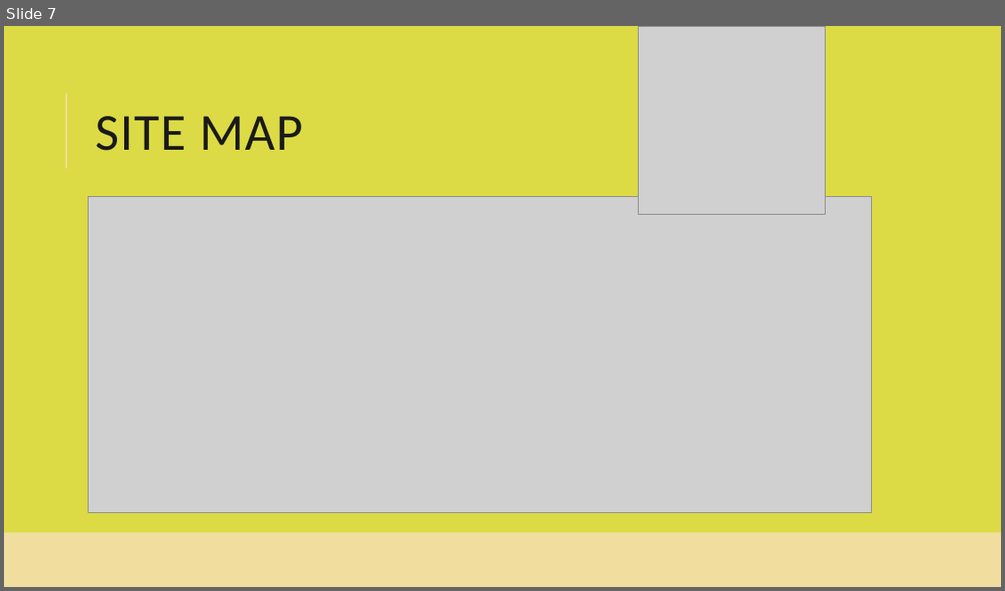
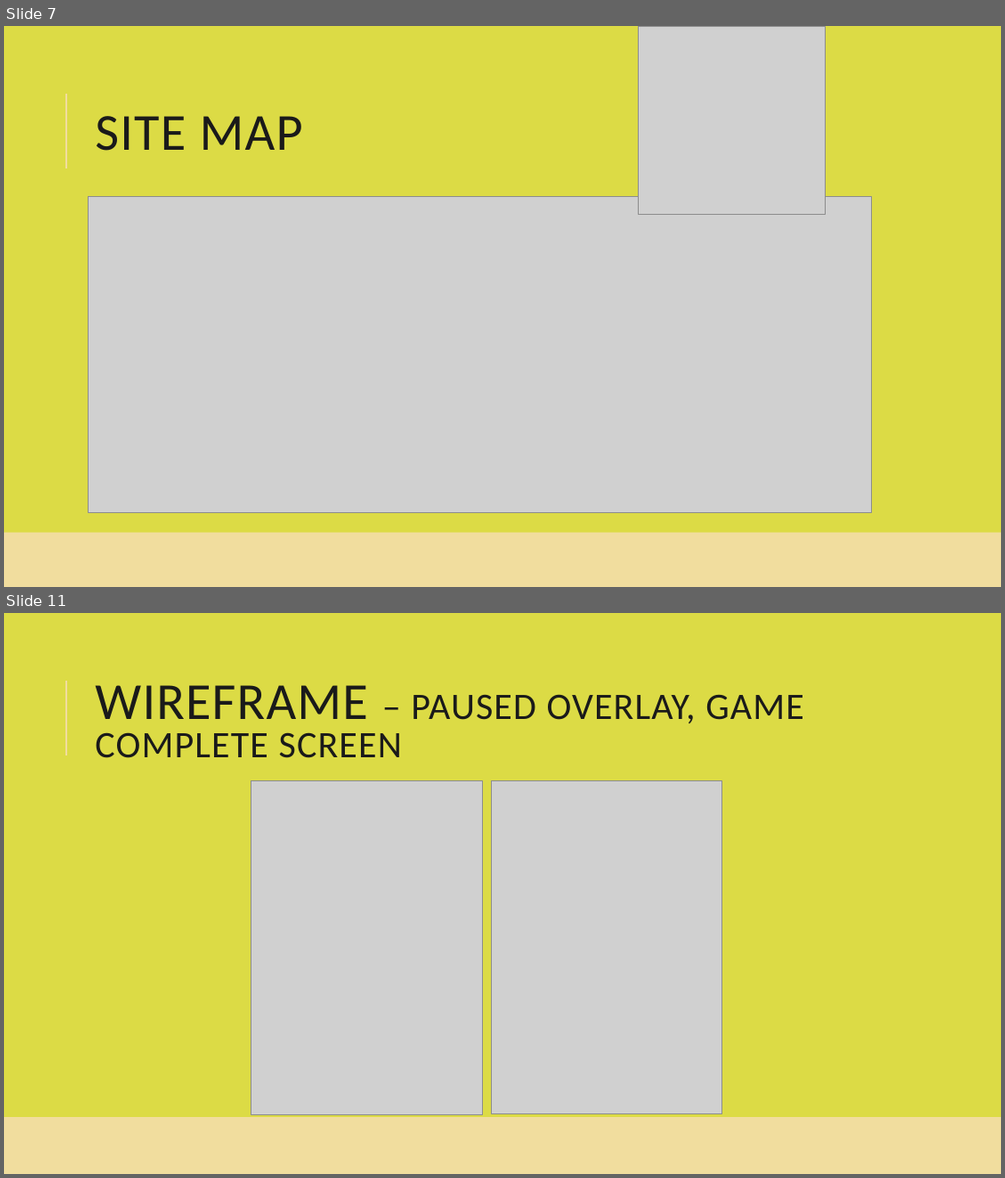
Before and after one commit to smiyaoka/forkPotatoDOC, a slide deck: ForkandPotatoUI.pptx. Shown one above the other, each under a label of ours: slide 7 before the commit, slides 7 and 11 after it; the slides between them are not shown. The pictures are 1005x591 and 1005x1178 pixels, drawn with LibreOffice and Linux fonts; fonts in the diff are those of the drawing; grey boxes stand for pictures. Boxes give left, top, right and bottom in pixels: in the first picture for what was removed or moved away, otherwise in the second. Text is boxed around its words. In the diff, an @@ line names an element or a change of style, - is before the commit and + after.

```diff
--- a/ForkandPotatoUI.pptx
+++ b/ForkandPotatoUI.pptx
@@ slide 11 added at (4, 613, 1001, 1174), background #DCDB45; not listed: 1 template element that a slide beside it also shows @@
@@ title added at (95, 685, 804, 758), 36 pt, text #1A1A1A @@
+WIREFRAME – PAUSED OVERLAY, GAME COMPLETE SCREEN
@@ picture added at (251, 780, 483, 1115) @@
@@ picture added at (492, 780, 722, 1114) @@
@@ rectangle added at (4, 1117, 1001, 1174), fill #F1DD9E @@
@@ rectangle added at (4, 1119, 1001, 1174), fill #F1DD9E @@
```
Also in this commit, not shown: 1 slide changed, 2 other slides added, 2 slides removed.
